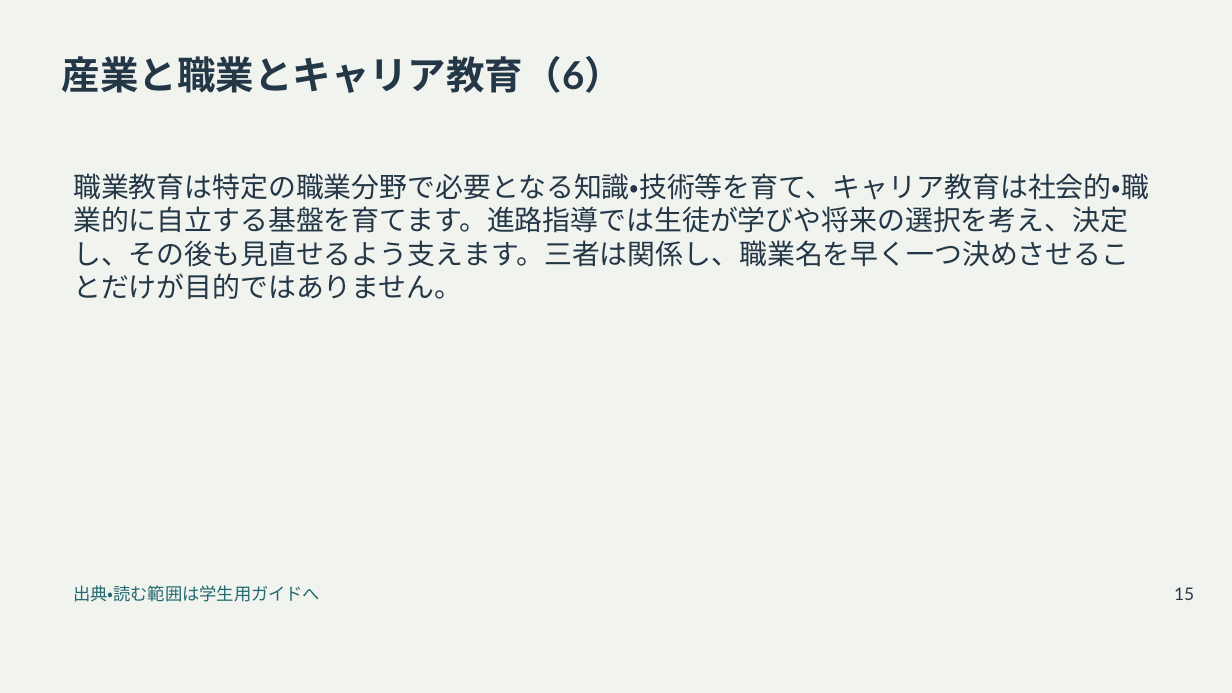
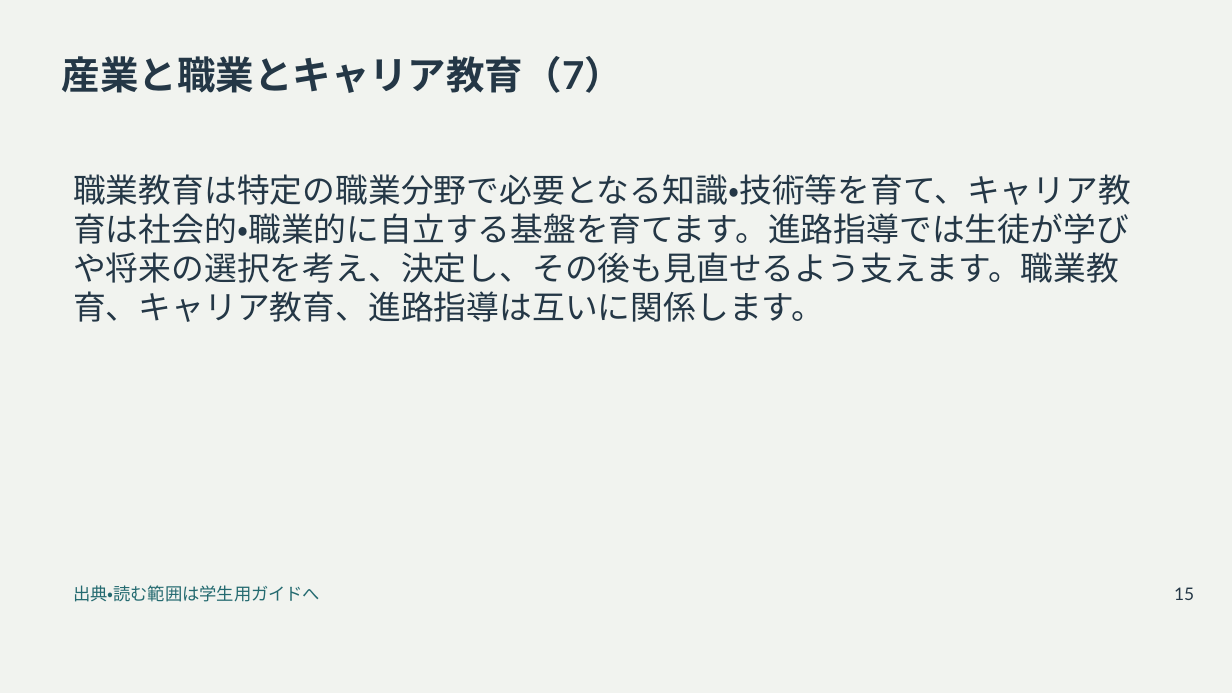
Before and after one commit to zooc-14calbp/industrial-education-ii, a slide deck: slide 15 of reorganized/20261105/main/01/slides.pptx. Drawn at 1232x693 pixels with LibreOffice and Linux fonts; fonts in the diff are those of the drawing. Boxes give left, top, right and bottom in pixels: in the first picture for what was removed or moved away, otherwise in the second. Text is boxed around its words. In the diff, an @@ line names an element or a change of style, - is before the commit and + after.

```diff
--- a/reorganized/20261105/main/01/slides.pptx
+++ b/reorganized/20261105/main/01/slides.pptx
@@ title at bbox=[62, 56, 623, 93]: text changed @@
-産業と職業とキャリア教育（6）
+産業と職業とキャリア教育（7）
@@ text at bbox=[73, 174, 1131, 322]: text changed; size 21.8 to 25.5 pt @@
-職業教育は特定の職業分野で必要となる知識・技術等を育て、キャリア教育は社会的・職業的に自立する基盤を育てます。進路指導では生徒が学びや将来の選択を考え、決定し、その後も見直せるよう支えます。三者は関係し、職業名を早く一つ決めさせることだけが目的ではありません。
+職業教育は特定の職業分野で必要となる知識・技術等を育て、キャリア教育は社会的・職業的に自立する基盤を育てます。進路指導では生徒が学びや将来の選択を考え、決定し、その後も見直せるよう支えます。職業教育、キャリア教育、進路指導は互いに関係します。
```
Also in this commit, not shown: 46 other slides changed, 5 slides added, 18 other files.
